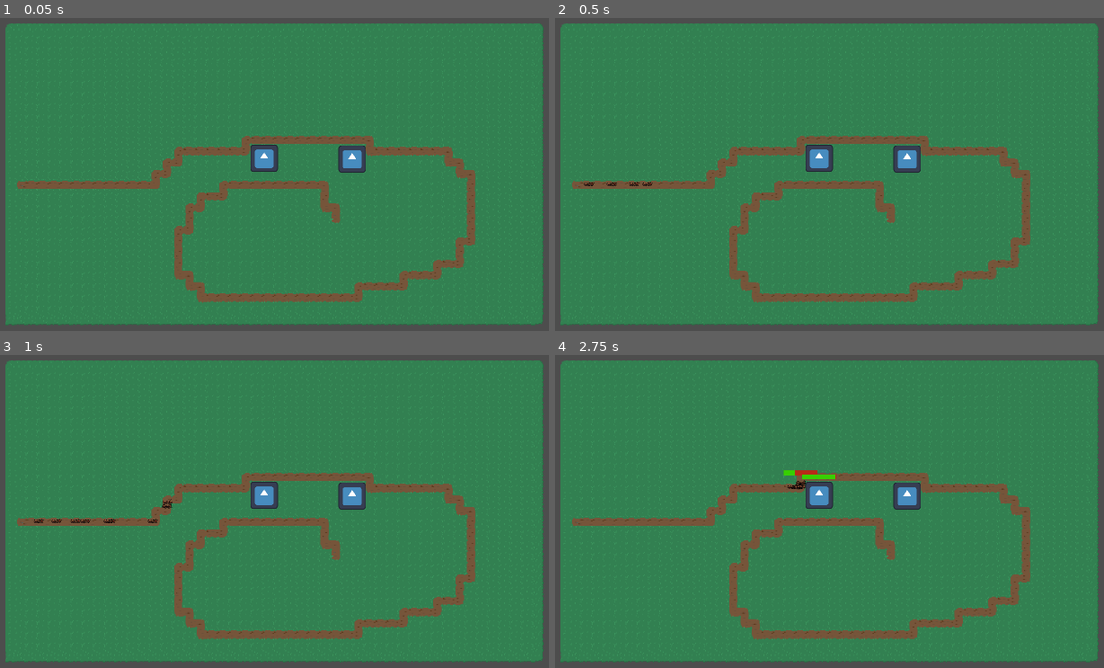
Above: before the commit, frames 1-4 (two rows, left to right).
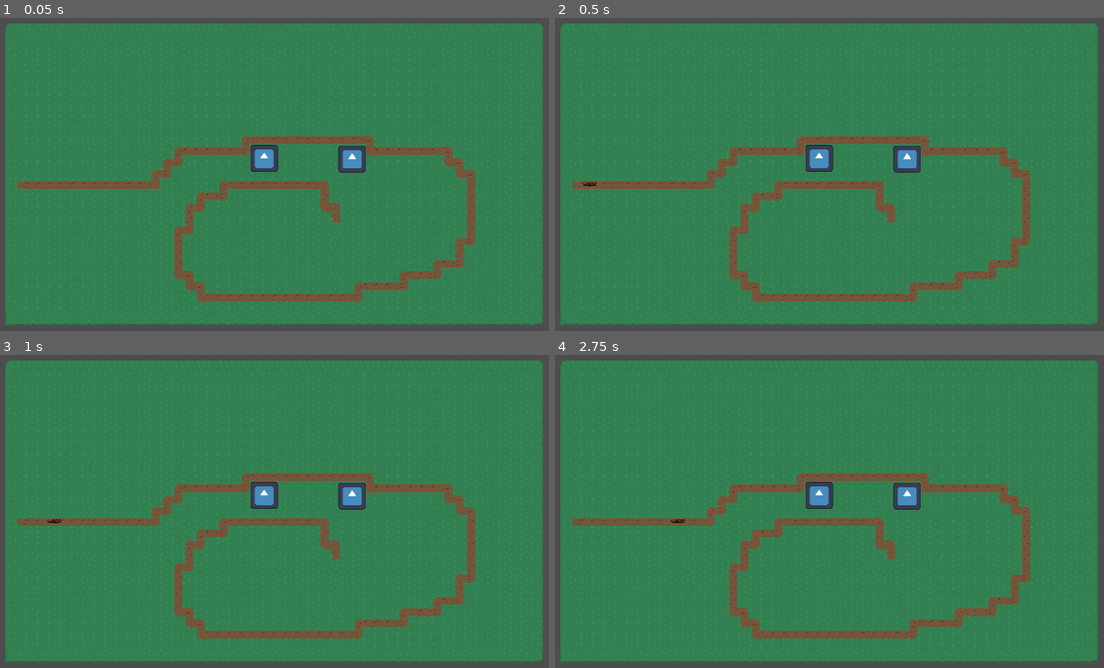
Above: after the commit, the same moments.

Repository: tomsku21/TD_project
Game: Godot game, scene res://Scenes/Main.tscn
The game is run twice, just before and just after one commit, with the same random seed, the same clock (stepped at 60 frames per second) and the same inputs. The engine's default icon, where the game draws it, is replaced by a stand-in: a white triangle on a blue panel in a dark square.
Inputs (mouse positions are in pixels of both pictures, inside the frame that each line leads up to):
- Up to frame 1 (0.05 s): no input
- Up to frame 2 (0.5 s): no input
- Up to frame 3 (1 s): tap Enter at 0.5 s; move the mouse to (433, 495) at 0.52 s; click (433, 495) at 0.6 s
- Up to frame 4 (2.75 s): tap Space at 1.25 s; move the mouse to (686, 539) at 1.27 s; click (686, 539) at 1.35 s; tap Enter at 2 s; move the mouse to (900, 420) at 2.02 s; click (900, 420) at 2.1 s

Frame 1 is identical in both runs. In frame 2, less than 0.1% of the frame differs, in the area x 5-18%, y 52-54%; in frame 3, 0.1%; in frame 4, 0.3%, in the area x 21-52%, y 36-54%.

Commit message:
Shader hit and hp

Diff:
--- a/Scenes/Main.tscn
+++ b/Scenes/Main.tscn
@@ -715,7 +715,7 @@
 
 [node name="Spawner" type="Node" parent="."]
 script = ExtResource("3_kln2b")
-rounds = [10, 20]
+rounds = [2, 20]
 
 [node name="SpawnTimer" type="Timer" parent="Spawner"]
 wait_time = 0.1
--- a/Scenes/building/turret.tscn
+++ b/Scenes/building/turret.tscn
@@ -1,7 +1,8 @@
-[gd_scene load_steps=6 format=3 uid="uid://cup7eyokmuwhy"]
+[gd_scene load_steps=7 format=3 uid="uid://cup7eyokmuwhy"]
 
 [ext_resource type="Script" uid="uid://bj7qrardp2pg5" path="res://Scripts/turret.gd" id="1_hskch"]
 [ext_resource type="Texture2D" uid="uid://csw2nao8cbgsv" path="res://icon.svg" id="2_6spbj"]
+[ext_resource type="Material" uid="uid://caqxysn4tq1wx" path="res://Shaders/ShaderMaterial.tres" id="2_lfpdx"]
 [ext_resource type="PackedScene" uid="uid://bgnj8h1jyuasx" path="res://Scenes/components/health_component.tscn" id="3_6spbj"]
 [ext_resource type="PackedScene" uid="uid://b57m53b57hd7h" path="res://Scenes/components/health_bar.tscn" id="3_pulj5"]
 
@@ -30,6 +31,7 @@
 [node name="HealthComponent" parent="." node_paths=PackedStringArray("character") instance=ExtResource("3_6spbj")]
 unique_name_in_owner = true
 character = NodePath("..")
+shader_material = ExtResource("2_lfpdx")
 
 [connection signal="body_entered" from="." to="." method="_on_body_entered"]
 [connection signal="body_exited" from="." to="." method="_on_body_exited"]
--- a/Scenes/enemy.tscn
+++ b/Scenes/enemy.tscn
@@ -1,9 +1,10 @@
-[gd_scene load_steps=10 format=3 uid="uid://cmnfkxxc82kcv"]
+[gd_scene load_steps=11 format=3 uid="uid://cmnfkxxc82kcv"]
 
 [ext_resource type="Script" uid="uid://du3u44on1bq8k" path="res://Scripts/Enemy.gd" id="1_1f0kj"]
 [ext_resource type="Texture2D" uid="uid://cow57jupqj173" path="res://Assets/Ants/Ants.png" id="2_1f0kj"]
 [ext_resource type="PackedScene" uid="uid://bgnj8h1jyuasx" path="res://Scenes/components/health_component.tscn" id="3_afpow"]
 [ext_resource type="PackedScene" uid="uid://b57m53b57hd7h" path="res://Scenes/components/health_bar.tscn" id="4_287tu"]
+[ext_resource type="Material" uid="uid://caqxysn4tq1wx" path="res://Shaders/ShaderMaterial.tres" id="5_ghaa6"]
 
 [sub_resource type="AtlasTexture" id="AtlasTexture_1f0kj"]
 atlas = ExtResource("2_1f0kj")
@@ -43,6 +44,7 @@
 [node name="CharacterBody2D" type="CharacterBody2D" parent="." groups=["enemies"]]
 script = ExtResource("1_1f0kj")
 speed = 70
+health = 100
 
 [node name="AnimatedSprite2D" type="AnimatedSprite2D" parent="CharacterBody2D"]
 position = Vector2(-5.96046e-08, -1)
@@ -63,6 +65,7 @@
 unique_name_in_owner = true
 character = NodePath("..")
 MAX_HEALTH = 15
+shader_material = ExtResource("5_ghaa6")
 
 [node name="HealthBar" parent="CharacterBody2D" instance=ExtResource("4_287tu")]
 unique_name_in_owner = true
--- a/Scenes/enemy2.tscn
+++ b/Scenes/enemy2.tscn
@@ -1,9 +1,10 @@
-[gd_scene load_steps=10 format=3 uid="uid://cqlyalso8oltf"]
+[gd_scene load_steps=11 format=3 uid="uid://cqlyalso8oltf"]
 
 [ext_resource type="Script" uid="uid://du3u44on1bq8k" path="res://Scripts/Enemy.gd" id="1_g6ed3"]
 [ext_resource type="Texture2D" uid="uid://cow57jupqj173" path="res://Assets/Ants/Ants.png" id="2_k6nad"]
 [ext_resource type="PackedScene" uid="uid://bgnj8h1jyuasx" path="res://Scenes/components/health_component.tscn" id="3_aynp6"]
 [ext_resource type="PackedScene" uid="uid://b57m53b57hd7h" path="res://Scenes/components/health_bar.tscn" id="4_2arym"]
+[ext_resource type="Material" uid="uid://caqxysn4tq1wx" path="res://Shaders/ShaderMaterial.tres" id="4_f1qqd"]
 
 [sub_resource type="AtlasTexture" id="AtlasTexture_g6ed3"]
 atlas = ExtResource("2_k6nad")
@@ -61,6 +62,7 @@
 unique_name_in_owner = true
 character = NodePath("..")
 MAX_HEALTH = 15
+shader_material = ExtResource("4_f1qqd")
 
 [node name="HealthBar" parent="CharacterBody2D" instance=ExtResource("4_2arym")]
 unique_name_in_owner = true
--- a/Scripts/Enemy.gd
+++ b/Scripts/Enemy.gd
@@ -13,7 +13,6 @@
 var current_turret = null
 var old_speed: int
 var slow_speed: int = 20
-
 
 func _physics_process(delta: float) -> void:
 	check_turret()
@@ -58,6 +57,7 @@
 func take_damage(damage: int):
 	healthcomponent.damage(damage)
 
+
 func _on_attack_timer_timeout() -> void:
 	if current_turret and current_turret.has_method("take_damage"):
 		current_turret.take_damage(sdamage)
--- a/Scripts/health_component.gd
+++ b/Scripts/health_component.gd
@@ -1,9 +1,11 @@
 extends Node
 class_name HealthComponent
-
+var sprite
 @export var character : Node2D
 @export var MAX_HEALTH :int = 1000
 @export var health: int
+@export var shader_material: ShaderMaterial
+
 var healthbar : ProgressBar
 
 
@@ -14,12 +16,36 @@
 	healthbar.max_value = MAX_HEALTH
 	healthbar.value = health
 
+	if get_parent().has_node("AnimatedSprite2D"):
+		sprite = get_parent().get_node("AnimatedSprite2D")
+	elif get_parent().has_node("Sprite2D"):
+		sprite = get_parent().get_node("Sprite2D")
+	else:
+		push_warning("HealthComponent: Sprite node not found!")
+
+	if sprite:
+		sprite.material = shader_material.duplicate()
+		var material = sprite.material as ShaderMaterial
+		material.set_shader_parameter("red_tint_amount", 0.0)
+
 func damage(damage):
 	healthbar = %HealthBar
 	health -= damage
 	healthbar.visible = true
 	healthbar.value = health
+	shader_handler()
 	if health <= 0:
 		health = 0
 		healthbar.value = health
 		character.destroy()
+
+
+func shader_handler():
+	var material = sprite.material as ShaderMaterial
+	var health_ratio = clamp(float(health) / MAX_HEALTH, 0.0, 1.0)
+	material.set_shader_parameter("red_tint_amount", 1.0 - health_ratio)
+	for i in 3:
+		material.set_shader_parameter("flash_amount", 1.0)
+		await get_tree().create_timer(0.01).timeout
+		material.set_shader_parameter("flash_amount", 0.0)
+		await get_tree().create_timer(0.01).timeout
--- a/Scripts/spawner.gd
+++ b/Scripts/spawner.gd
@@ -29,7 +29,7 @@
 func _on_timer_timeout() -> void:
 	var new_enemy = enemys[GlobalVariables.current_round].instantiate()
 	path.add_child(new_enemy)
-	new_enemy.get_child(0).speed = randi_range(200, 300)
+	new_enemy.get_child(0).speed = randi_range(50, 60)
 	new_enemy.get_child(0).sdamage = randi_range(5, 10)
 
 	GlobalVariables.enemy_count += 1
--- a/Scripts/turret.gd
+++ b/Scripts/turret.gd
@@ -3,6 +3,7 @@
 @onready var marker_2d: Marker2D = $Marker2D
 @onready var healthcomponent: HealthComponent = %HealthComponent
 @export var bullet: PackedScene
+
 
 var sdamage: int = 10 #self damage, to not mix with taken damage from enemies
 var enemies: Array[Node2D] = []
--- /dev/null
+++ b/Shaders/ShaderMaterial.tres
@@ -0,0 +1,8 @@
+[gd_resource type="ShaderMaterial" load_steps=2 format=3 uid="uid://caqxysn4tq1wx"]
+
+[ext_resource type="Shader" uid="uid://2aibcvxsc5ar" path="res://Shaders/enemy_hit.gdshader" id="1_i0ttu"]
+
+[resource]
+shader = ExtResource("1_i0ttu")
+shader_parameter/flash_amount = 0.0
+shader_parameter/red_tint_amount = 0.0
--- /dev/null
+++ b/Shaders/enemy_hit.gdshader
@@ -0,0 +1,14 @@
+shader_type canvas_item;
+uniform float flash_amount : hint_range(0.0, 1.0) = 0.0;
+uniform float red_tint_amount : hint_range(0.0, 1.0) = 0.0;
+
+void fragment() {
+	vec4 current_color = texture(TEXTURE, UV);
+
+	vec3 red_tint_color = vec3(1.0, 0.0, 0.0);
+	vec3 tinted_color = mix(current_color.rgb, red_tint_color, red_tint_amount);
+
+	vec3 flash_color = vec3(1.0, 1.0, 1.0);
+	vec3 final_color = mix(tinted_color, flash_color, flash_amount);
+	COLOR = vec4(final_color, current_color.a);
+}
--- a/project.godot
+++ b/project.godot
@@ -27,6 +27,7 @@
 
 window/size/viewport_width=1680
 window/size/viewport_height=1020
+window/size/mode=3
 window/stretch/mode="viewport"
 
 [global_group]
Not shown, added: Shaders/enemy_hit.gdshader.uid
